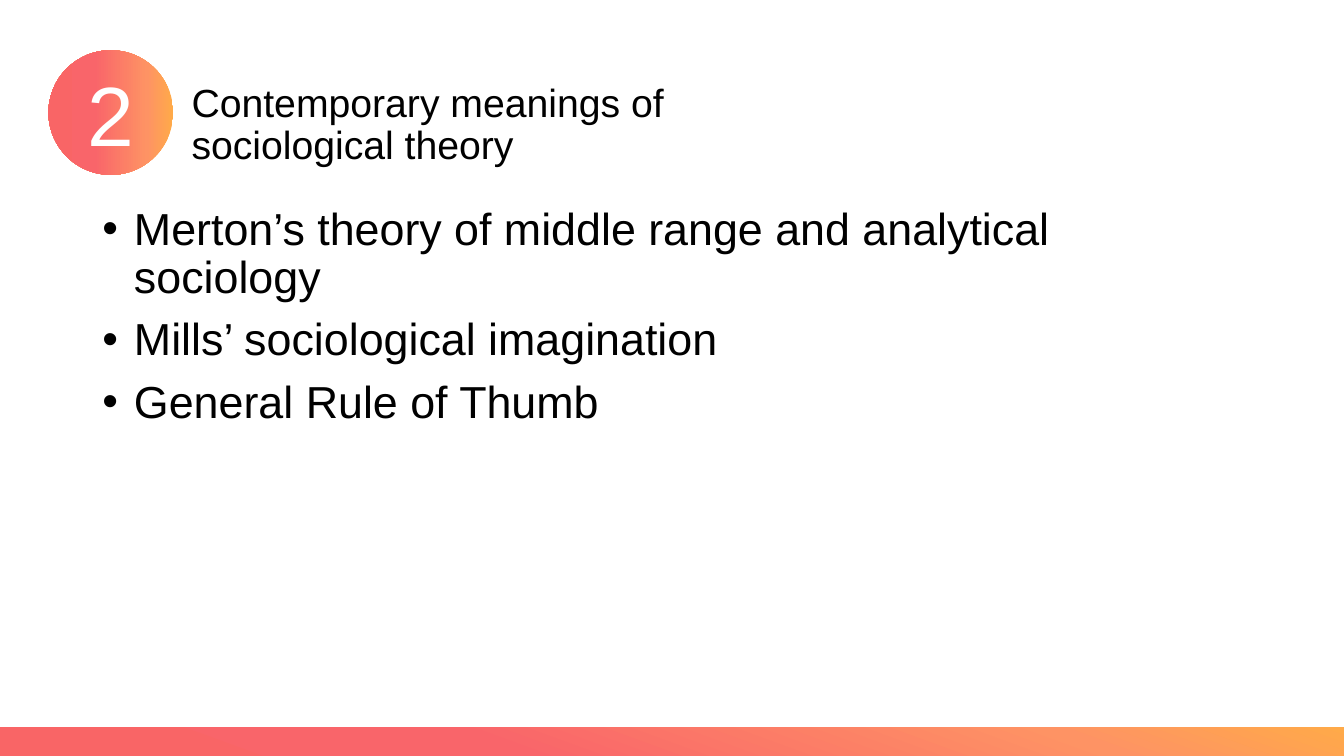
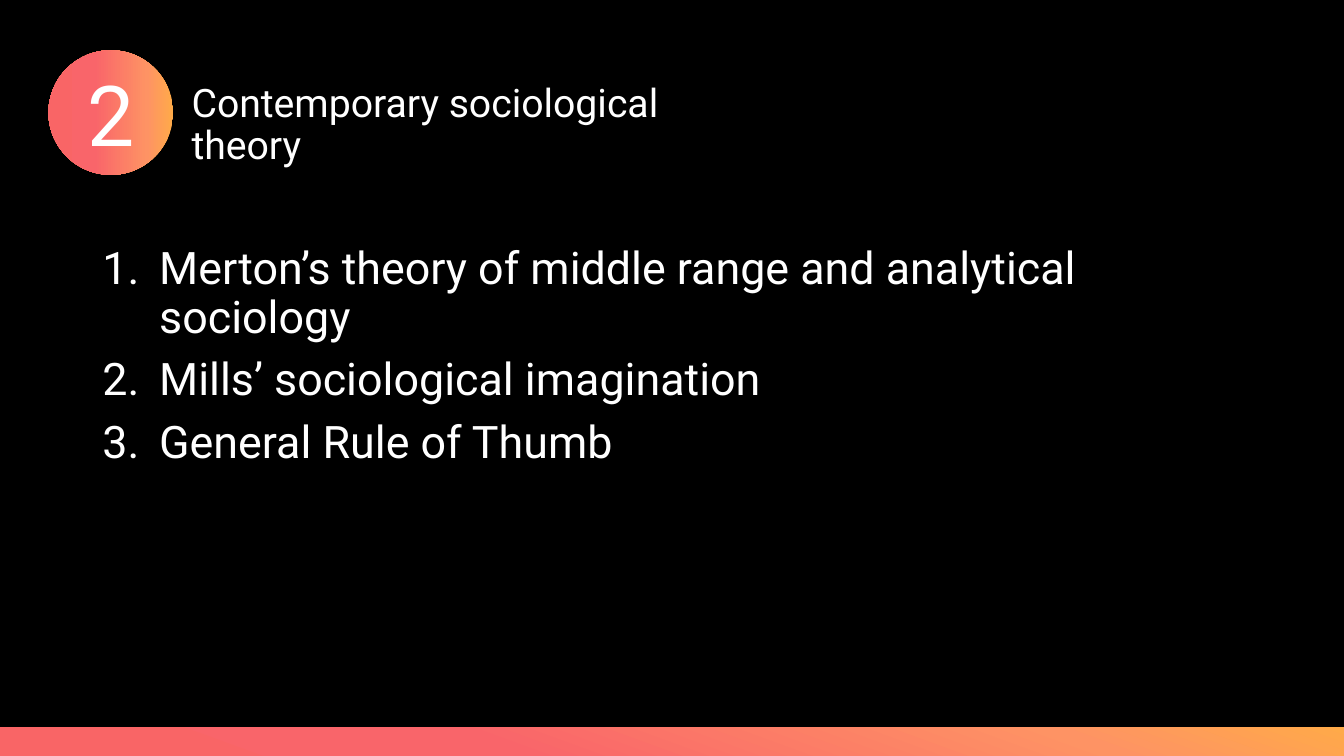
Before and after one commit to XueWenSYan/Intro_to_sociology, a slide deck: slide 21 of Meetings 1 & 2.pptx. Drawn at 1344x756 pixels with LibreOffice and Linux fonts; fonts in the diff are those of the drawing. Boxes give left, top, right and bottom in pixels: in the first picture for what was removed or moved away, otherwise in the second. Text is boxed around its words. In the diff, an @@ line names an element or a change of style, - is before the commit and + after.

```diff
--- a/Meetings 1 & 2.pptx
+++ b/Meetings 1 & 2.pptx
@@ background #FFFFFF to #000000 @@
@@ ellipse "2" at bbox=[48, 50, 173, 175]: font Arial to Roboto @@
@@ text at bbox=[192, 87, 658, 168]: text changed; font Arial to Roboto; text colour #000000 to #FFFFFF @@
-Contemporary meanings of sociological theory
+Contemporary sociological theory
@@ text "Merton’s theory of middle range ...": place and size @@
-text "Merton’s theory of middle range ..." at bbox=[134, 212, 1049, 419]
+text "Merton’s theory of middle range ..." at bbox=[159, 250, 1076, 459]
@@ text "Merton’s theory of middle range ..." at bbox=[159, 250, 1076, 459]: font Arial to Roboto, text colour #000000 to #FFFFFF; bullet • to 1.; bullet colour #000000 to #FFFFFF @@
```
Also in this commit, not shown: 20 other slides changed, 2 slides added, 2 slides removed, 2 other files.
